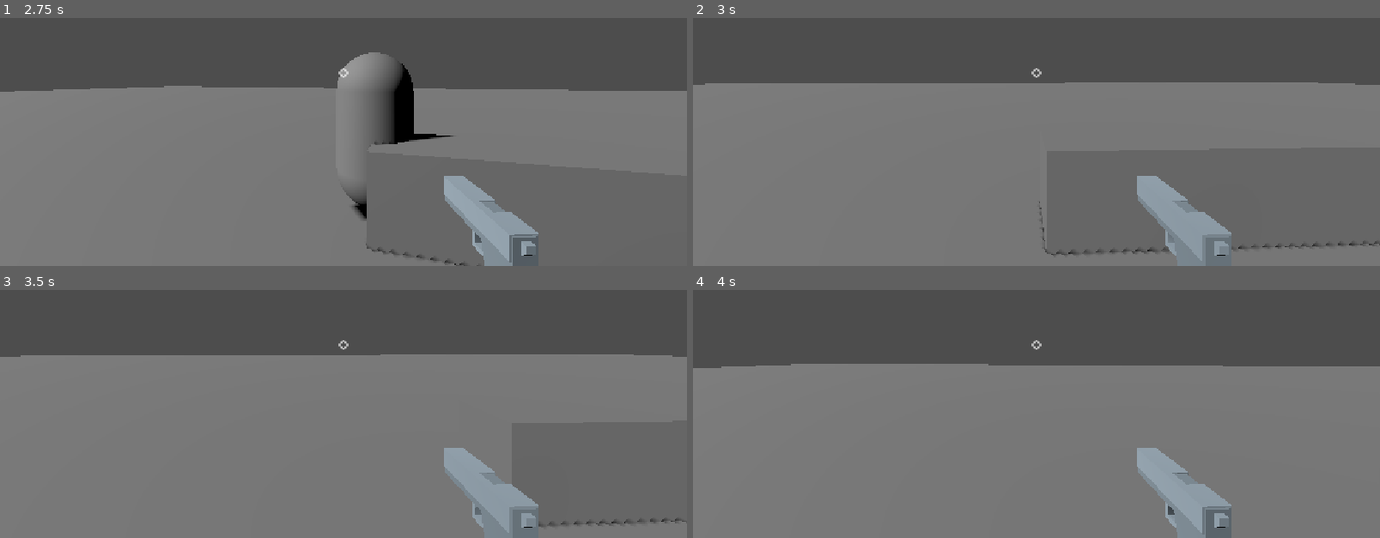
Above: before the commit, frames 1-4 (two rows, left to right).
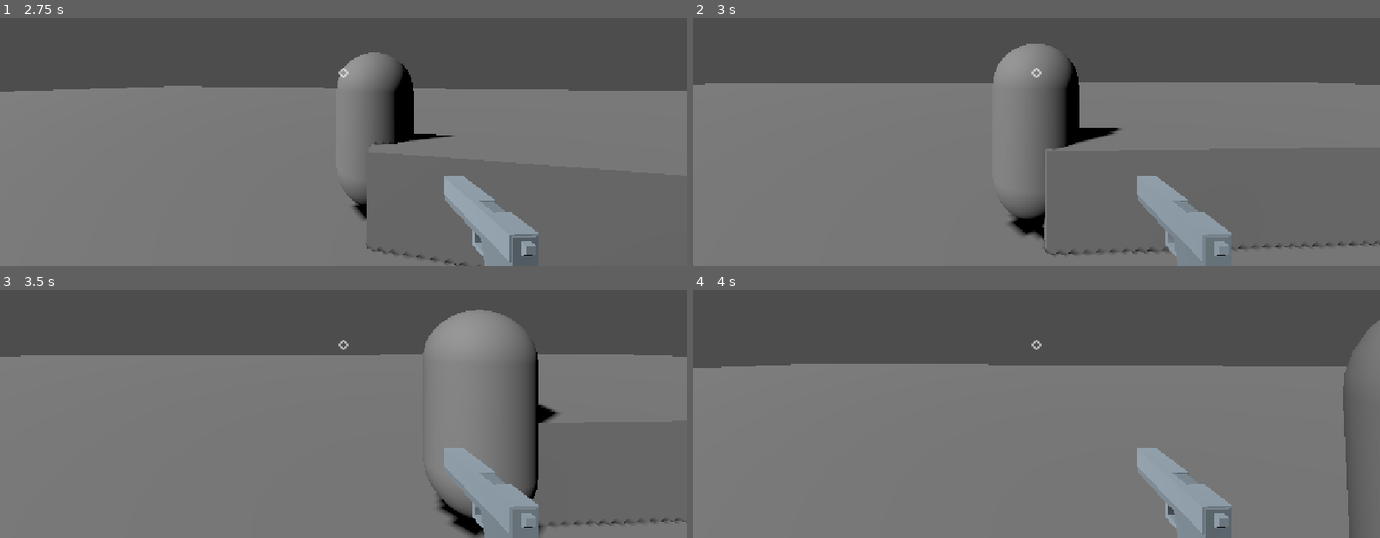
Above: after the commit, the same moments.

Repository: cjratcliff/hellebore
Game: Godot game, scene res://levels/main.tscn
The game is run twice, just before and just after one commit, with the same random seed, the same clock (stepped at 60 frames per second) and the same inputs.
Inputs (mouse positions are in pixels of both pictures, inside the frame that each line leads up to):
- Up to frame 1 (2.75 s): move the mouse to (336, 80) at 0.52 s; press the mouse at (336, 80) at 0.53 s; hold W (move_forward) from 0.53 s (still down); move the mouse to (391, 77) at 1.27 s; release the mouse at (391, 77) at 1.28 s; click (391, 77) at 1.35 s; move the mouse to (288, 67) at 2.02 s; press the mouse at (288, 67) at 2.03 s
- Up to frame 2 (3 s): move the mouse to (1043, 72) at 2.77 s; release W (move_forward) at 2.78 s; release the mouse at (1043, 72) at 2.78 s; hold A (strafe_left) from 2.78 s (still down); click (1043, 72) at 2.85 s
- Up to frame 3 (3.5 s): keep holding A (strafe_left)
- Up to frame 4 (4 s): move the mouse to (1009, 337) at 3.52 s; release A (strafe_left) at 3.53 s; press the mouse at (1009, 337) at 3.53 s; hold W (move_forward) from 3.53 s (still down)

Frame 1 is identical in both runs. In frame 2, 3.6% of the frame differs, in the area x 43-63%, y 10-89%; in frame 3, 4.2%, in the area x 61-82%, y 7-100%; in frame 4, 1.6%.

Commit message:
enemy health

Diff:
--- a/hellebore/actors/mobs/mob.gd
+++ b/hellebore/actors/mobs/mob.gd
@@ -1,5 +1,7 @@
 extends CharacterBody3D
 
+var max_health = 3
+var health = max_health
 var speed = 1
 
 @onready var nav_agent: NavigationAgent3D = $NavigationAgent3D
@@ -14,7 +16,9 @@
 		move_and_slide()
 
 func take_damage(amount: float):
-	die()
+	health -= 1
+	if health <= 0:
+		die()
 
 func die():
 	queue_free()
